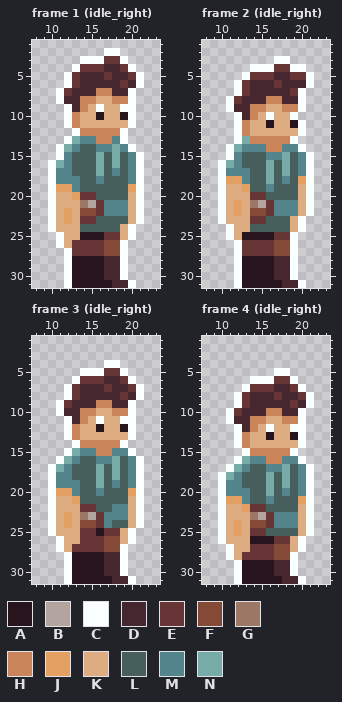
Pixel-art file -- assets/textures/characters/player/player.aseprite. Above is the file before it was changed.
32x32 pixels, 24 frames. Colours within 5 levels of each other are drawn and written as one. Shown: frame 1 (idle_right): x 8..23, y 1..31; frame 2 (idle_right): x 8..23, y 1..31; frame 3 (idle_right): x 8..23, y 1..31; frame 4 (idle_right): x 8..23, y 1..31. The commit also changed other frames, which this record leaves out.
Palette (. is transparent): A #27141d  B #b3a49f  C #faffff  D #47272f  E #673536  F #854a37  G #9d7766  H #c98459  J #e49f63  K #ddac81  L #475f5c  M #54858c  N #77aba7
Pixels before, frame 1 (idle_right), first column x 10:
 2 .......CC...
 3 ....CCCEEC..
 4 ...CEEEDDEC.
 5 ..CEDDDEDDEC
 6 ..CEDDDDDEDC
 7 .CEDDDHHDDC.
 8 .CDDHHKKHHC.
 9 ..CDHKCKKCC.
10 ..CHKKAKKAC.
11 ..CHKKKKKKC.
12 ...CHHHHHC..
13 ..CNMMHHMC..
14 .CNMLLMMNMC.
15 .CMLLLNLNLMC
16 CNMLLLNLNLMC
17 CMMLLLNLMLMC
18 CMMMLLMLLLMC
19 CJJMLLLLLLJC
20 CKKJEELLLLKC
21 CKKKGBEMMMKC
22 CKJKFFEMMMKC
23 CKJKEELLLLKC
24 CKKKLLLLLKC.
25 .CKKAAAEEKC.
26 .CKEEEEFFC..
27 ..CEEEEFFC..
28 ..CAAAADDC..
29 ..CAAAADDC..
30 ..CAAAADDC..
31 ..CAAAAADDC.
Pixels before, frame 2 (idle_right), first column x 10:
 3 .......CC...
 4 ....CCCEECC.
 5 ...CEEEDDEEC
 6 ..CEDDDEDDDC
 7 ..CEDDDDDEC.
 8 .CEDDDHHDDC.
 9 .CDDHHKKHHC.
10 ..CDHKCKKC..
11 ..CHKKAKKAC.
12 ..CHKKKKKKC.
13 ..CNHHHHHC..
14 .CNMMMHHMMC.
15 .CMLLLMMNLMC
16 CNMLLLNLNLMC
17 CMMMLLNLNLMC
18 CJJMLLNLMLJC
19 CKKJLLMLLLKC
20 CKKKEELLLLKC
21 CKJKGBEMMMKC
22 CKJKFFEMMMKC
23 CKKKEELLLKC.
24 .CKKLLLLLKC.
25 .CKAAAAEEC..
26 ..CEEEEFFC..
27 ..CEEEEFFC..
28 ..CAAAADDC..
29 ..CAAAADDC..
30 ..CAAAADDC..
31 ..CAAAAADDC.
Pixels before, frame 3 (idle_right), first column x 10:
 4 .......CC...
 5 ....CCCEEC..
 6 ...CEEEDDEC.
 7 ..CEDDDEDDEC
 8 ..CEDDDDDEDC
 9 .CEDDDHHDDC.
10 .CDDHHKKHHC.
11 ..CDHKCKKCC.
12 ..CHKKAKKAC.
13 ..CHKKKKKKC.
14 ...CHHHHHC..
15 ..CNMMHHMMC.
16 .CNMLLMMNLMC
17 CNMLLLNLNLMC
18 CMMLLLNLNLMC
19 CMMMLLNLMLMC
20 CJJMLLMLLLJC
21 CKKJLLLLLLKC
22 CKKKEELLMMKC
23 CKJKGBEMMMKC
24 CKJKFFEMLLKC
25 CKKKEEAEEKC.
26 .CKKEEEFFKC.
27 .CKEEEEFFC..
28 ..CAAAADDC..
29 ..CAAAADDC..
30 ..CAAAADDC..
31 ..CAAAAADDC.
Pixels before, frame 4 (idle_right), first column x 10:
 5 .......CC...
 6 ....CCCEEC..
 7 ...CEEEDDEC.
 8 ..CEDDDEDDEC
 9 ..CEDDDDDEDC
10 .CEDDDHHDDC.
11 .CDDHHKKHHC.
12 ..CDHKCKKCC.
13 ..CHKKAKKAC.
14 ..CHKKKKKKC.
15 ...CHHHHHC..
16 ..CNMMHHMMC.
17 .CNMLLMMNLMC
18 CNMLLLNLNLMC
19 CMMLLLNLNLMC
20 CMMMLLNLMLMC
21 CJJMLLMLLLJC
22 CKKJEELLLLKC
23 CKKKGBEMMMKC
24 CKJKFFEMMMKC
25 CKJKEELLLLKC
26 CKKKAAAEEKC.
27 .CKKEEEFFKC.
28 .CKEEEEFFC..
29 ..CAAAADDC..
30 ..CAAAADDC..
31 ..CAAAAADDC.
After the commit:
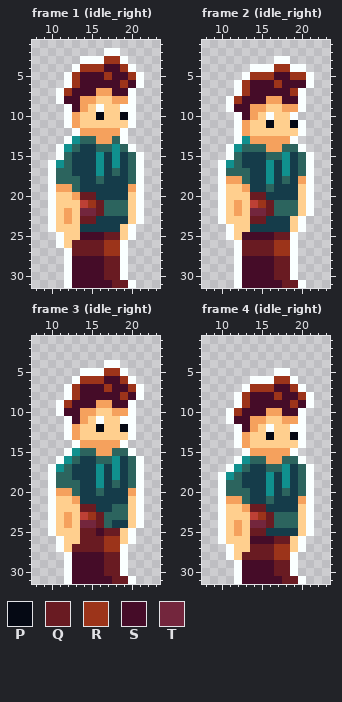
Colours new in this view: P #050914  Q #691b22  R #9c341a  S #450c28  T #73263d
Diff:
colour G: #9d7766 -> #bd4035
colour H: #c98459 -> #f5a15d
colour K: #ddac81 -> #ffcf8e
colour L: #475f5c -> #153c4a
colour M: #54858c -> #2c645e
colour N: #77aba7 -> #10908e
Changed rows in their new state; - is a pixel that keeps its letter.
Frame 1 (idle_right):
first column x 12:
 3 -----RR--
 4 --RRRSSR-
 5 -RSSSRSSR
 6 -RSSSSSRS
 7 RSSS--SS-
 8 SS-------
 9 -S-------
10 ----P--P-
first column x 11:
19 HH-------H
20 --HQQ-----
21 ----RQ----
22 -H-TTQ----
23 -H-QQ-----
25 ---SSSQQ--
26 --QQQQRR--
27 --QQQQRR--
28 --SSSSQQ--
29 --SSSSQQ--
30 --SSSSQQ--
31 --SSSSSQQ-
Frame 2 (idle_right):
first column x 12:
 4 -----RR--
 5 --RRRSSRR
 6 -RSSSRSSS
 7 -RSSSSSR-
 8 RSSS--SS-
 9 SS-------
10 -S-------
11 ----P--P-
first column x 11:
18 HH-------H
19 --H-------
20 ---QQ-----
21 -H--RQ----
22 -H-TTQ----
23 ---QQ-----
25 --SSSSQQ--
26 --QQQQRR--
27 --QQQQRR--
28 --SSSSQQ--
29 --SSSSQQ--
30 --SSSSQQ--
31 --SSSSSQQ-
Frame 3 (idle_right):
first column x 12:
 5 -----RR--
 6 --RRRSSR-
 7 -RSSSRSSR
 8 -RSSSSSRS
 9 RSSS--SS-
10 SS-------
11 -S-------
12 ----P--P-
first column x 11:
20 HH-------H
21 --H-------
22 ---QQ-----
23 -H--RQ----
24 -H-TTQ----
25 ---QQSQQ--
26 ---QQQRR--
27 --QQQQRR--
28 --SSSSQQ--
29 --SSSSQQ--
30 --SSSSQQ--
31 --SSSSSQQ-
Frame 4 (idle_right):
first column x 12:
 6 -----RR--
 7 --RRRSSR-
 8 -RSSSRSSR
 9 -RSSSSSRS
10 RSSS--SS-
11 SS-------
12 -S-------
13 ----P--P-
first column x 11:
21 HH-------H
22 --HQQ-----
23 ----RQ----
24 -H-TTQ----
25 -H-QQ-----
26 ---SSSQQ--
27 ---QQQRR--
28 --QQQQRR--
29 --SSSSQQ--
30 --SSSSQQ--
31 --SSSSSQQ-
